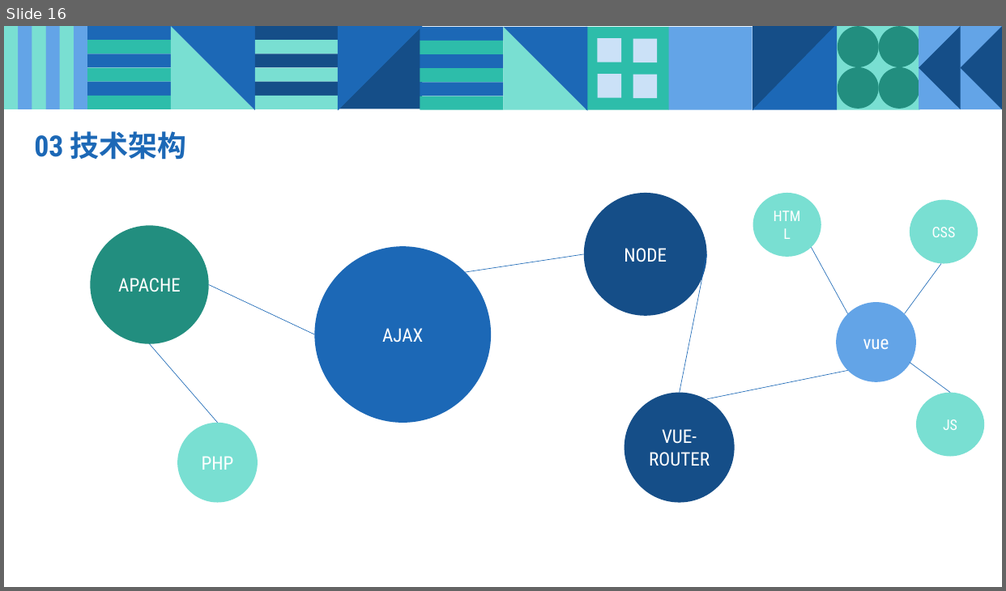
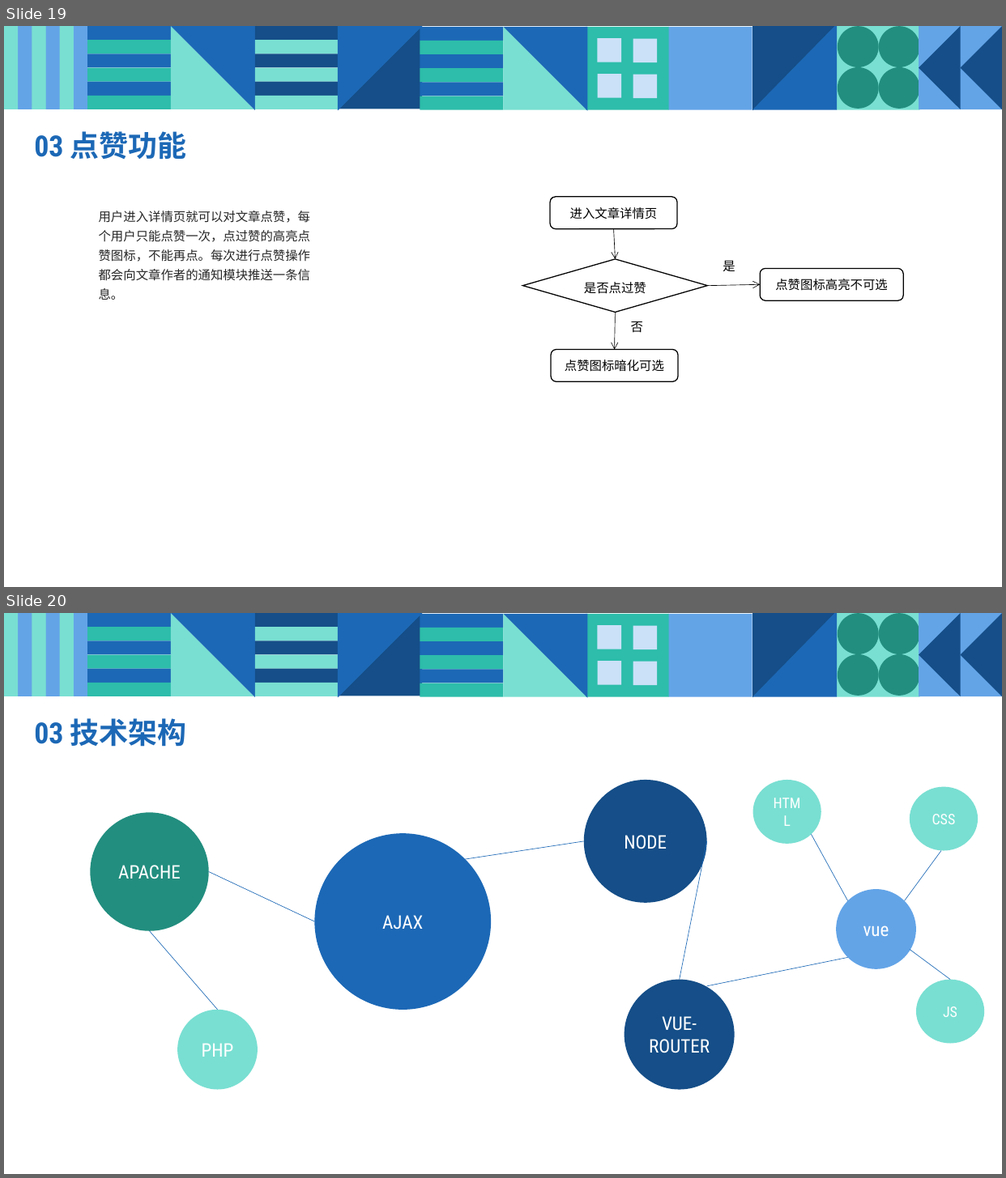
Before and after one commit to mytac/blog-system-with-vue, a slide deck: 附件/EC012359BBDB9B6890A962B992947272.pptx. Shown one above the other, each under a label of ours: slide 16 before the commit, slides 19 and 20 after it. The pictures are 1006x591 and 1006x1178 pixels, drawn with LibreOffice and Linux fonts; fonts in the diff are those of the drawing. Boxes give left, top, right and bottom in pixels: in the first picture for what was removed or moved away, otherwise in the second. Text is boxed around its words. In the diff, an @@ line names an element or a change of style, - is before the commit and + after.

Commit message:
增加通知请求

```diff
--- a/附件/EC012359BBDB9B6890A962B992947272.pptx
+++ b/附件/EC012359BBDB9B6890A962B992947272.pptx
@@ slide 19 added at <box>4,26,1002,587</box>, background #FFFFFF; not listed: 47 template elements that a slide beside it also shows @@
@@ text added at <box>34,131,187,159</box>, 28 pt, text #1C68B6, bold @@
+03 点赞功能
@@ text added at <box>99,211,311,300</box>, 12 pt, text #262626 @@
+用户进入详情页就可以对文章点赞，每个用户只能点赞一次，点过赞的高亮点赞图标，不能再点。每次进行点赞操作都会向文章作者的通知模块推送一条信息。
@@ group added at <box>522,197,904,382</box>: 3 rounded rectangles, 3 arrows, 2 texts, 1 diamond @@
+进入文章详情页
+是否点过赞
+点赞图标暗化可选
+点赞图标高亮不可选
+否
+是
@@ what was slide 16 is now slide 20 @@
```
Also in this commit, not shown: 1 slide changed, 3 other slides added, 3 other files.
